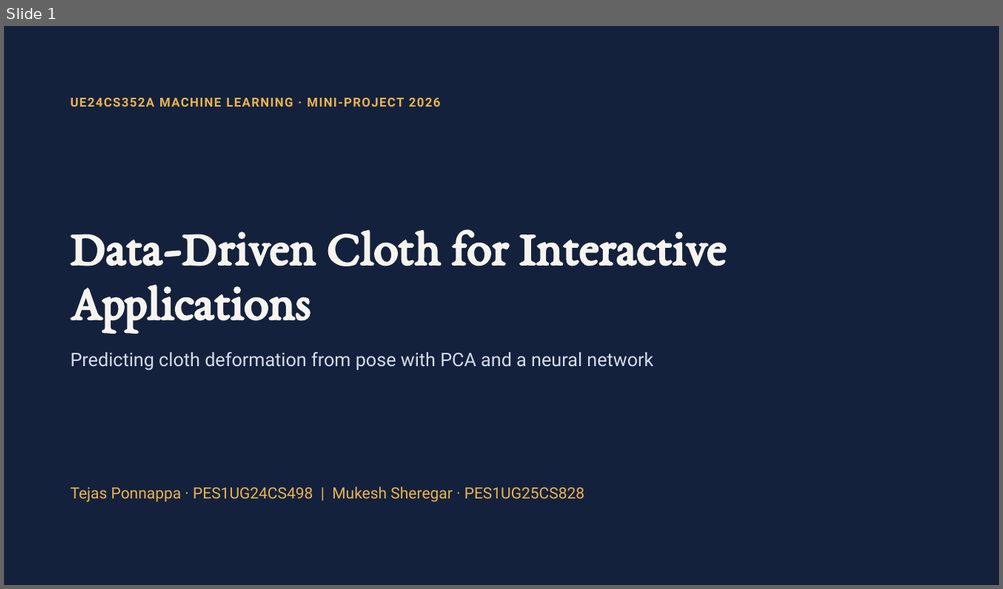
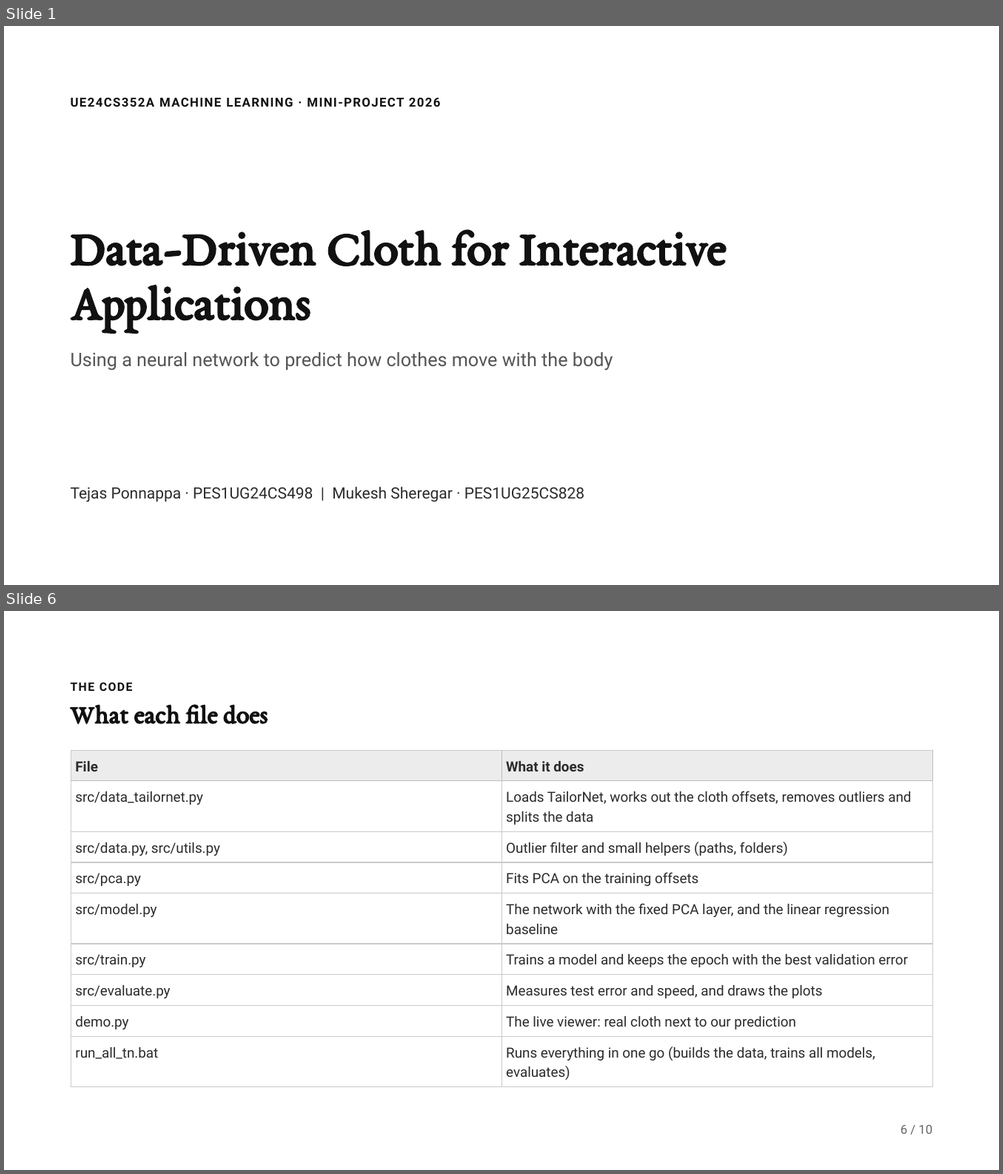
Before and after one commit to TejasPonnappa/data-driven-cloth-ml, a slide deck: docs/Data-Driven Cloth ML Mini-Project.pptx. Shown one above the other, each under a label of ours: slide 1 before the commit, slides 1 and 6 after it; the slides between them are not shown. The pictures are 1003x589 and 1003x1174 pixels, drawn with LibreOffice and Linux fonts; fonts in the diff are those of the drawing. Boxes give left, top, right and bottom in pixels: in the first picture for what was removed or moved away, otherwise in the second. Text is boxed around its words. In the diff, an @@ line names an element or a change of style, - is before the commit and + after.

```diff
--- a/docs/Data-Driven Cloth ML Mini-Project.pptx
+++ b/docs/Data-Driven Cloth ML Mini-Project.pptx
@@ slide 6 added at (4, 611, 999, 1170), background #FFFFFF @@
@@ text added at (71, 682, 133, 691), 11.2 pt, text #111111, bold @@
+THE CODE
@@ title added at (71, 704, 267, 725), 25.6 pt, text #111111, bold @@
+What each file does
@@ table added at (71, 751, 932, 1088), 9 rows, 2 columns @@
+File | What it does
+src/data_tailornet.py | Loads TailorNet, works out the cloth offsets, removes outliers and splits the data
+src/data.py, src/utils.py | Outlier filter and small helpers (paths, folders)
+src/pca.py | Fits PCA on the training offsets
+src/model.py | The network with the fixed PCA layer, and the linear regression baseline
+src/train.py | Trains a model and keeps the epoch with the best validation error
+src/evaluate.py | Measures test error and speed, and draws the plots
+demo.py | The live viewer: real cloth next to our prediction
+run_all_tn.bat | Runs everything in one go (builds the data, trains all models, evaluates)
@@ text added at (900, 1125, 932, 1134), 12 pt, text #666666 @@
+6 / 10
@@ slide 1 changed as well @@
@@ background #14213D to #FFFFFF @@
@@ text "UE24CS352A MACHINE LEARNING · MINI-PROJECT ..." at (71, 98, 441, 107): text colour #E9B44C to #111111 @@
@@ title "Data-Driven Cloth for Interactive Applications" at (71, 230, 726, 332): text colour #F6F4EE to #111111 @@
@@ text at (71, 352, 613, 371): text changed; text colour #D5DCE8 to #555555 @@
-Predicting cloth deformation from pose with PCA and a neural network
+Using a neural network to predict how clothes move with the body
@@ text "Tejas Ponnappa · PES1UG24CS498 | ..." at (71, 487, 584, 503): text colour #E9B44C to #2B2B2B @@
```
Also in this commit, not shown: 1 other slide changed, 7 other slides added, 11 slides removed.
